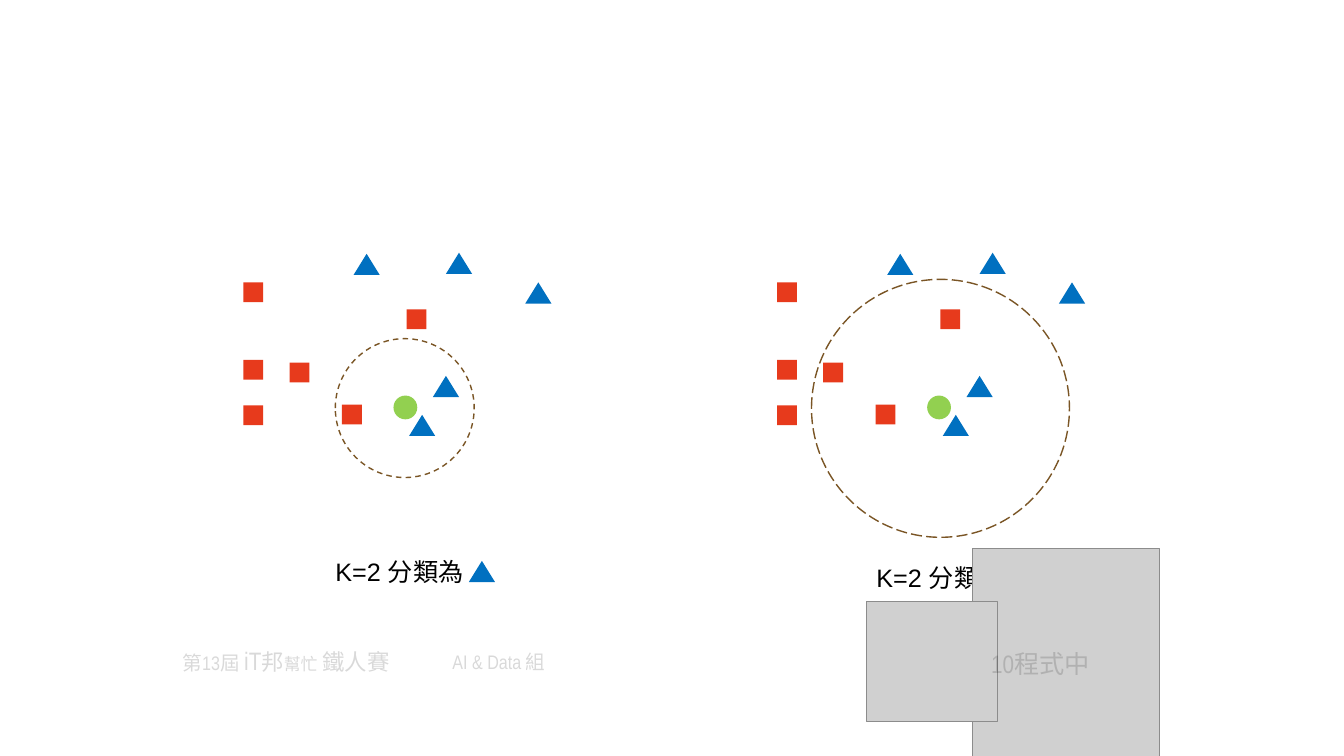
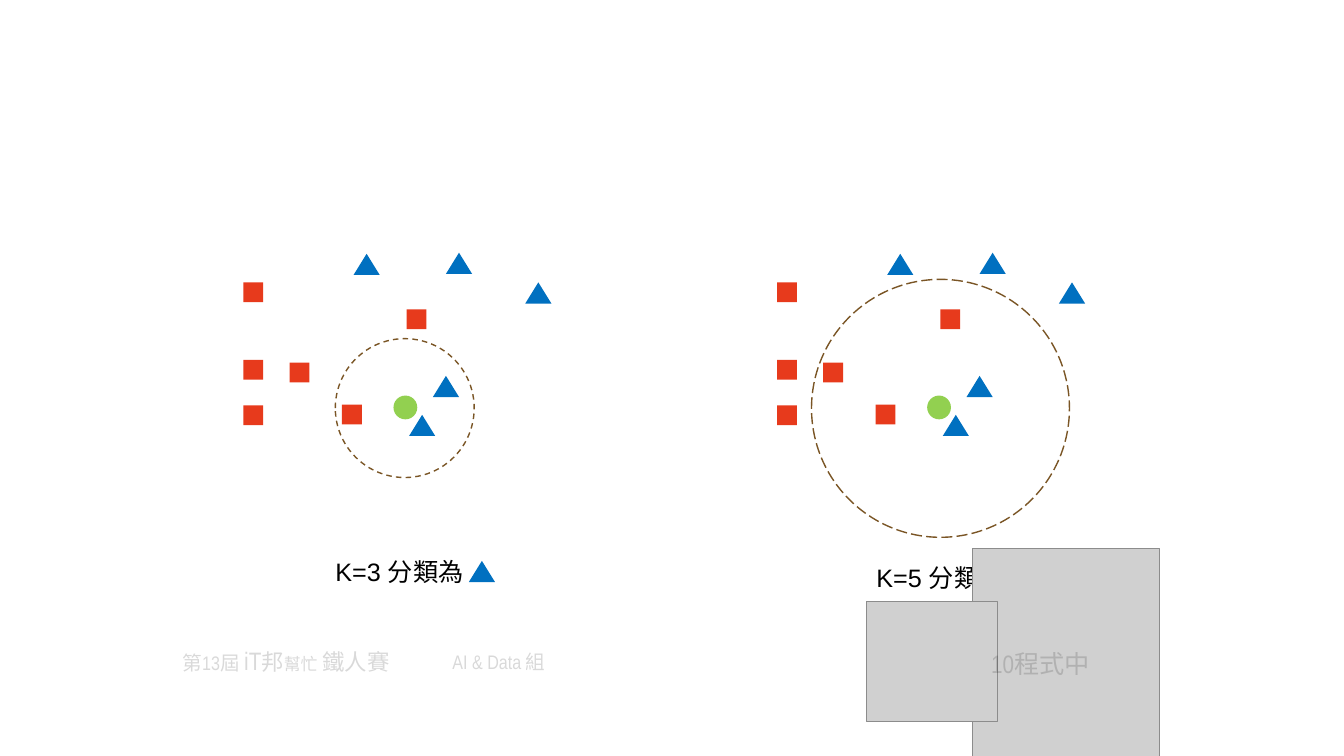
Before and after one commit to andy6804tw/andy6804tw.github.io, a slide deck: slide 2 of _posts/ithome/2021/10.KNN/10.KNN.pptx. Drawn at 1344x756 pixels with LibreOffice and Linux fonts; fonts in the diff are those of the drawing; grey boxes stand for pictures. Boxes give left, top, right and bottom in pixels: in the first picture for what was removed or moved away, otherwise in the second. Text is boxed around its words. In the diff, an @@ line names an element or a change of style, - is before the commit and + after.

```diff
--- a/_posts/ithome/2021/10.KNN/10.KNN.pptx
+++ b/_posts/ithome/2021/10.KNN/10.KNN.pptx
@@ text at [335,560,464,583]: text changed @@
-K=2 分類為
+K=3 分類為
@@ text at [876,561,1005,593]: text changed @@
-K=2 分類為
+K=5 分類為
```
Also in this commit, not shown: 1 other slide changed, 1 other file.
